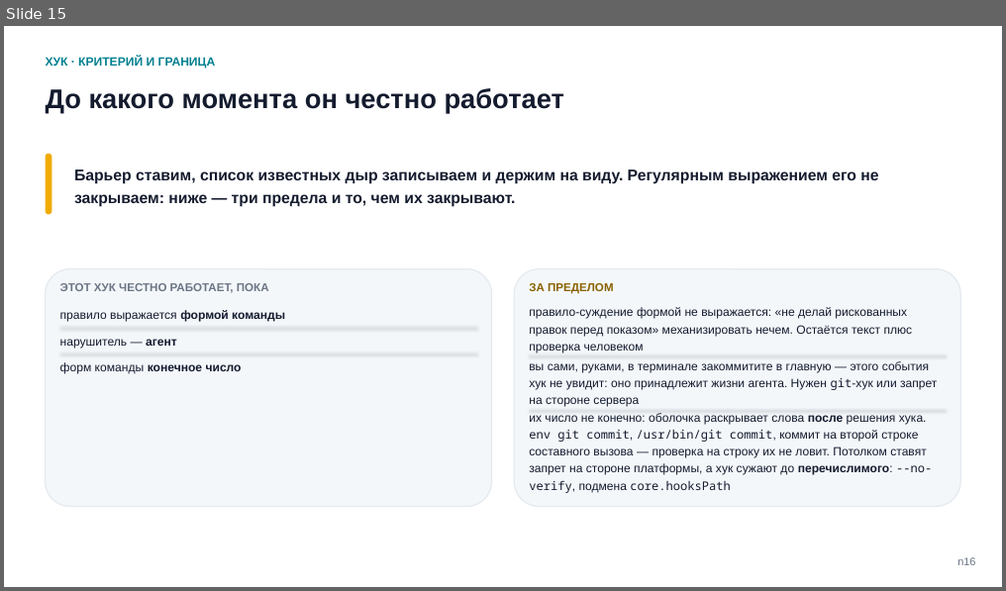
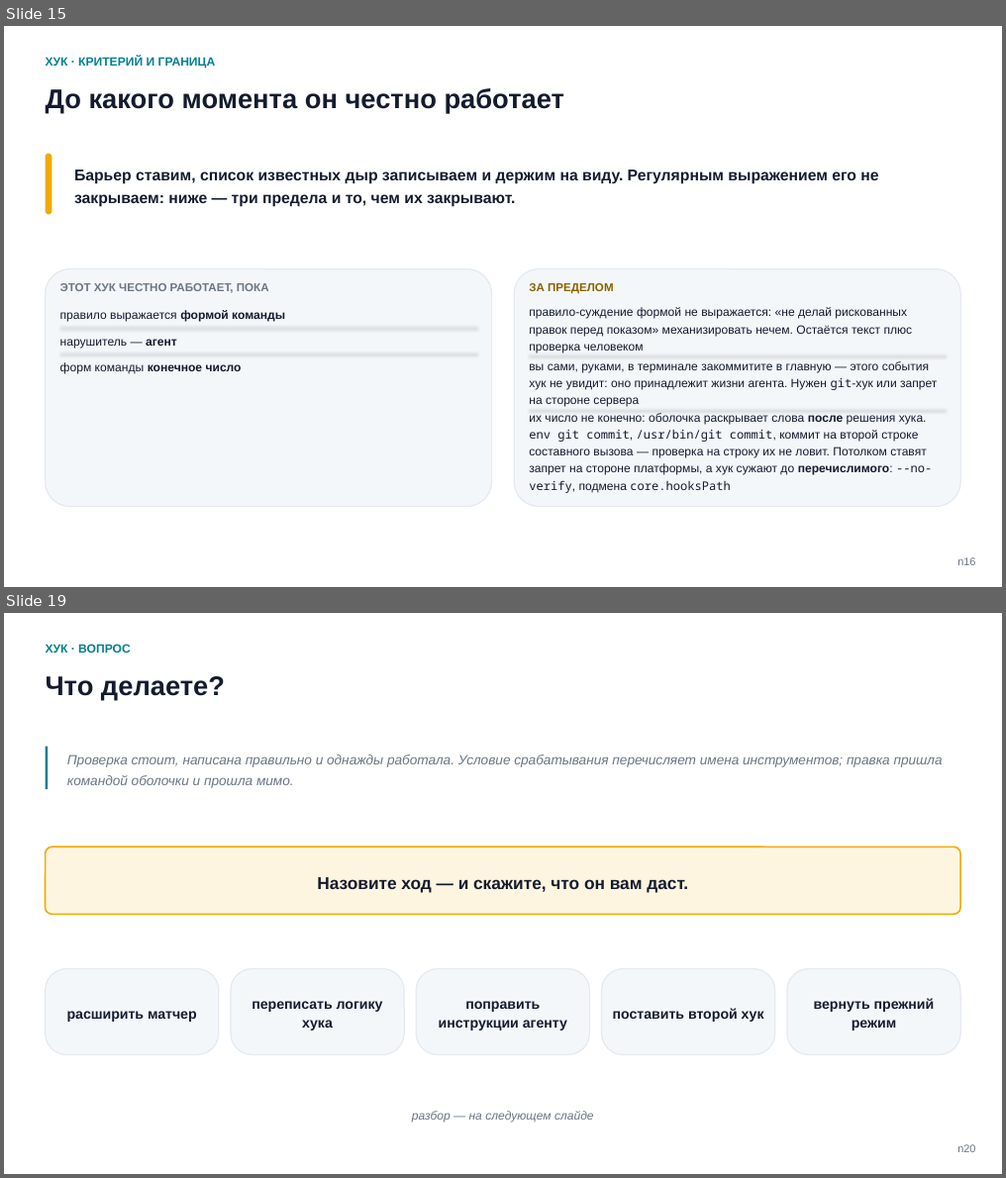
Before and after one commit to tellina-study/AI-usage-lessons, a slide deck: library/seminars/sem-05/rendered/sem-05.pptx. Shown one above the other, each under a label of ours: slide 15 before the commit, slides 15 and 19 after it; the slides between them are not shown. The pictures are 1006x591 and 1006x1178 pixels, drawn with LibreOffice and Linux fonts; fonts in the diff are those of the drawing. Boxes give left, top, right and bottom in pixels: in the first picture for what was removed or moved away, otherwise in the second. Text is boxed around its words. In the diff, an @@ line names an element or a change of style, - is before the commit and + after.

Commit message:
Кейс 2: сцена названа тем, как обнаружили, разбор вплотную за вопросом, приоритеты переписаны под два пересекающихся хука #211

```diff
--- a/library/seminars/sem-05/rendered/sem-05.pptx
+++ b/library/seminars/sem-05/rendered/sem-05.pptx
@@ slide 19 added at <box>4,613,1002,1174</box>, background #FFFFFF @@
@@ text added at <box>46,644,131,653</box>, 11.5 pt, text #028090, bold @@
+ХУК · ВОПРОС
@@ text added at <box>46,676,225,700</box>, 26 pt, text #141B2E, bold @@
+Что делаете?
@@ rectangle added at <box>46,747,49,789</box>, fill #028090 @@
@@ text added at <box>67,755,943,788</box>, 13 pt, text #6B7685, italic @@
+Проверка стоит, написана правильно и однажды работала. Условие срабатывания перечисляет имена инструментов; правка пришла командой оболочки и прошла мимо.
@@ rounded rectangle added at <box>46,848,960,915</box>, fill #FEF5E0, outline #F0AB00 1.5 pt @@
@@ text added at <box>317,877,688,893</box>, 16.5 pt, text #141B2E, bold @@
+Назовите ход — и скажите, что он вам даст.
@@ rounded rectangle added at <box>46,969,219,1056</box>, fill #F4F7FA, outline #E5EAF0 1.2 pt @@
@@ rounded rectangle added at <box>231,969,405,1056</box>, fill #F4F7FA, outline #E5EAF0 1.2 pt @@
@@ rounded rectangle added at <box>417,969,590,1056</box>, fill #F4F7FA, outline #E5EAF0 1.2 pt @@
@@ rounded rectangle added at <box>601,969,775,1056</box>, fill #F4F7FA, outline #E5EAF0 1.2 pt @@
@@ rounded rectangle added at <box>787,969,960,1056</box>, fill #F4F7FA, outline #E5EAF0 1.2 pt @@
@@ text added at <box>814,998,935,1031</box>, 13.5 pt, text #141B2E, bold @@
+вернуть прежний режим
@@ text added at <box>67,1011,197,1022</box>, 13.5 pt, text #141B2E, bold @@
+расширить матчер
@@ text added at <box>252,1001,383,1031</box>, 13.5 pt, text #141B2E, bold @@
+переписать логику хука
@@ text added at <box>439,1001,567,1031</box>, 13.5 pt, text #141B2E, bold @@
+поправить инструкции агенту
@@ text added at <box>613,1008,764,1022</box>, 13.5 pt, text #141B2E, bold @@
+поставить второй хук
@@ text added at <box>412,1111,594,1122</box>, 11.5 pt, text #6B7685, italic @@
+разбор — на следующем слайде
@@ text added at <box>957,1145,975,1153</box>, 10.5 pt, text #6B7685 @@
+n20
```
Also in this commit, not shown: 1 slide changed, 7 other slides added, 9 slides removed, 19 other files.
